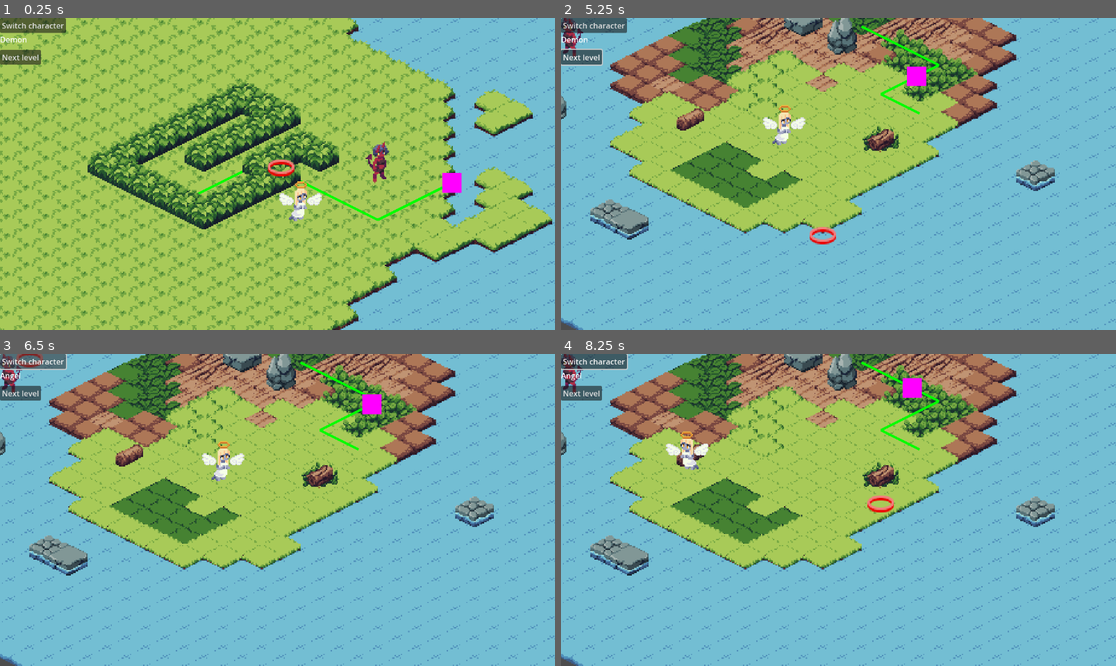
Above: before the commit, frames 1-4 (two rows, left to right).
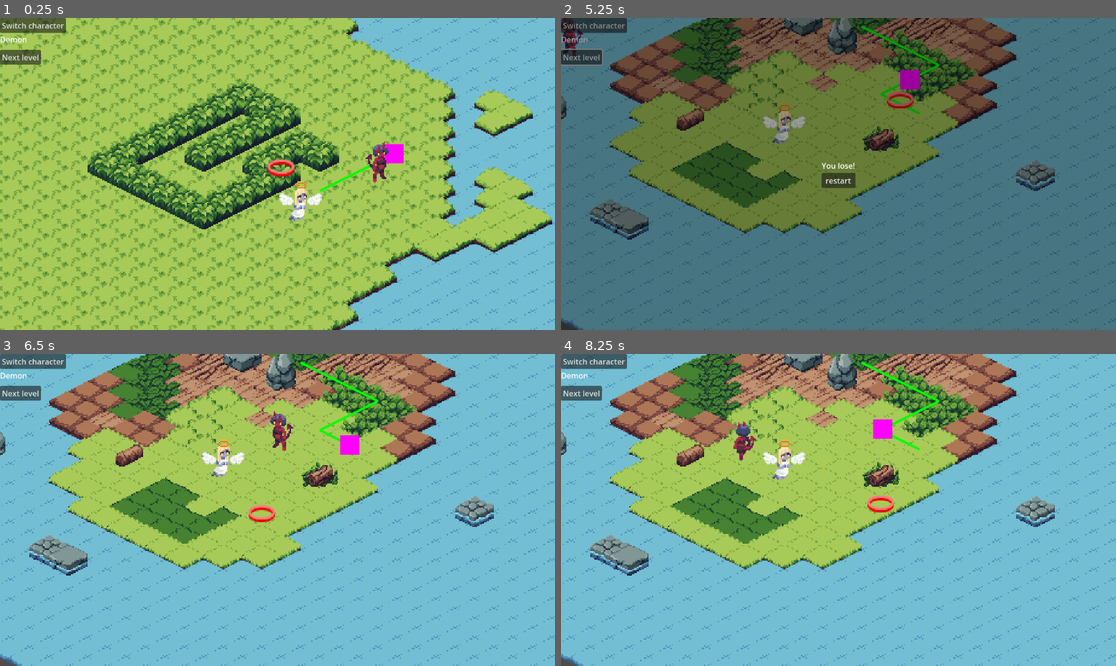
Above: after the commit, the same moments.

Repository: amdevcic/mashup-jam
Game: Godot game, scene res://Scenes/game.tscn
Two runs of this game, one before a commit and one after it. Both use one fixed random seed, a clock stepped at 60 frames per second and the inputs below.
Inputs (mouse positions are in pixels of both pictures, inside the frame that each line leads up to):
- Up to frame 1 (0.25 s): no input
- Up to frame 2 (5.25 s): click "Next level" at 0.5 s; click "Next level" at 1.25 s; click "Next level" at 2 s; tap Enter at 2.75 s; move the mouse to (960, 158) at 2.77 s; tap Shift every 0.75 s from 2.85 to 5.1 s; click (960, 158) at 2.92 s; move the mouse to (727, 189) at 3.52 s; click (727, 189) at 3.67 s; move the mouse to (894, 105) at 4.27 s; click (894, 105) at 4.42 s; move the mouse to (810, 236) at 5.02 s; click (810, 236) at 5.17 s
- Up to frame 3 (6.5 s): click "Switch character" (after the commit: "restart") at 5.75 s
- Up to frame 4 (8.25 s): move the mouse to (1005, 556) at 6.52 s; tap Shift at 6.6, 7.35, 8.1 s; click (1005, 556) at 6.67 s; move the mouse to (672, 463) at 7.27 s; click (672, 463) at 7.42 s; move the mouse to (866, 510) at 8.02 s; click (866, 510) at 8.17 s

The runs differ from the first frame. In frame 1, 0.9% of the frame differs, in the area x 35-84%, y 40-66%; in frame 2, 99%, in the area x 0-100%, y 0-100%; in frame 3, 1.7%; in frame 4, 1.9%.

Commit message:
add win condition and lose condition

Diff:
--- a/Scenes/game.tscn
+++ b/Scenes/game.tscn
@@ -15,9 +15,11 @@
 [sub_resource type="Shortcut" id="Shortcut_f0tn4"]
 events = [SubResource("InputEventKey_sqdon")]
 
-[node name="Game" type="Node2D"]
+[node name="Game" type="Node2D" node_paths=PackedStringArray("loseScreen", "winScreen")]
 y_sort_enabled = true
 script = ExtResource("1_5i71y")
+loseScreen = NodePath("LoseScreen")
+winScreen = NodePath("WinScreen")
 levels = Array[PackedScene]([ExtResource("1_ko1vv"), ExtResource("3_eb2sd")])
 
 [node name="Demon" parent="." instance=ExtResource("2_h300b")]
@@ -53,5 +55,73 @@
 offset_bottom = 97.0
 text = "Next level"
 
+[node name="LoseScreen" type="CanvasLayer" parent="."]
+process_mode = 2
+visible = false
+
+[node name="ColorRect" type="ColorRect" parent="LoseScreen"]
+anchors_preset = 15
+anchor_right = 1.0
+anchor_bottom = 1.0
+grow_horizontal = 2
+grow_vertical = 2
+color = Color(0, 0, 0, 0.384314)
+
+[node name="VBoxContainer" type="VBoxContainer" parent="LoseScreen"]
+anchors_preset = 8
+anchor_left = 0.5
+anchor_top = 0.5
+anchor_right = 0.5
+anchor_bottom = 0.5
+offset_left = -20.0
+offset_top = -20.0
+offset_right = 20.0
+offset_bottom = 20.0
+grow_horizontal = 2
+grow_vertical = 2
+
+[node name="Label" type="Label" parent="LoseScreen/VBoxContainer"]
+layout_mode = 2
+text = "You lose!"
+
+[node name="Button" type="Button" parent="LoseScreen/VBoxContainer"]
+layout_mode = 2
+text = "restart"
+
+[node name="WinScreen" type="CanvasLayer" parent="."]
+process_mode = 2
+visible = false
+
+[node name="ColorRect" type="ColorRect" parent="WinScreen"]
+anchors_preset = 15
+anchor_right = 1.0
+anchor_bottom = 1.0
+grow_horizontal = 2
+grow_vertical = 2
+color = Color(0, 0, 0, 0.384314)
+
+[node name="VBoxContainer" type="VBoxContainer" parent="WinScreen"]
+anchors_preset = 8
+anchor_left = 0.5
+anchor_top = 0.5
+anchor_right = 0.5
+anchor_bottom = 0.5
+offset_left = -20.0
+offset_top = -20.0
+offset_right = 20.0
+offset_bottom = 20.0
+grow_horizontal = 2
+grow_vertical = 2
+
+[node name="Label" type="Label" parent="WinScreen/VBoxContainer"]
+layout_mode = 2
+text = "You win!"
+
+[node name="Button" type="Button" parent="WinScreen/VBoxContainer"]
+layout_mode = 2
+text = "next level"
+
 [connection signal="pressed" from="UI/Button" to="." method="switchCharacter"]
 [connection signal="pressed" from="UI/Button2" to="." method="nextLevel"]
+[connection signal="pressed" from="LoseScreen/VBoxContainer/Button" to="." method="restartCurrentLevel"]
+[connection signal="pressed" from="WinScreen/VBoxContainer/Button" to="." method="nextLevel"]
--- a/Scenes/level.tscn
+++ b/Scenes/level.tscn
@@ -9,8 +9,8 @@
 script = ExtResource("1_4r0ra")
 angelPosition = Vector2i(2, 36)
 demonPosition = Vector2i(6, 36)
-soulPosition = Vector2i(8, 38)
-soulPath = Array[Vector2i]([Vector2i(-4, 0), Vector2i(0, -6), Vector2i(-4, 0)])
+soulPosition = Vector2i(8, 35)
+soulPath = Array[Vector2i]([Vector2i(-4, 0)])
 
 [node name="Ground" type="TileMapLayer" parent="."]
 z_index = -1
--- a/Scripts/game.gd
+++ b/Scripts/game.gd
@@ -1,5 +1,8 @@
 extends Node2D
 class_name Game
+
+@export var loseScreen: CanvasLayer
+@export var winScreen: CanvasLayer
 
 @onready var characters: Array[Player] = [$"Demon", $"Angel"]
 @onready var soul: Node2D = $"Soul"
@@ -14,7 +17,7 @@
 func _ready():
 	loadLevel(currentLevelIndex)
 	characterLabel.text = GetActiveCharacter().name
-	$"Soul".movement.movementFinished.connect(winLevel)
+	soul.movement.movementFinished.connect(winLevel)
 
 func GetActiveCharacter() -> Player:
 	return characters[activeCharacterIndex]
@@ -30,13 +33,35 @@
 	currentLevelIndex += 1
 	level.queue_free()
 	loadLevel(currentLevelIndex)
+	get_tree().paused = false
+	winScreen.visible = false
 
 func loadLevel(index: int) -> void:
 	level = levels[index].instantiate() as Level
 	add_child(level)
 	level.initLevel(characters[0], characters[1], soul)
-	$"Soul".initPath(level.soulPosition, level.soulPath, level.ground)
-	$"Soul".beginMoving()
+	soul.initPath(level.soulPosition, level.soulPath, level.ground)
+	soul.beginMoving()
+
+func _physics_process(_delta):
+	if level.isPositionObstacle(soul.global_position):
+		loseLevel()
+		soul.movement.stop()
 
 func winLevel():
-	print("yippee")
+	if !get_tree().paused:
+		print("yippee")
+		get_tree().paused = true
+		winScreen.visible = true
+
+func loseLevel():
+	if !get_tree().paused:
+		print("oh no")
+		get_tree().paused = true
+		loseScreen.visible = true
+
+func restartCurrentLevel():
+	level.queue_free()
+	loadLevel(currentLevelIndex)
+	loseScreen.visible = false
+	get_tree().paused = false
--- a/Scripts/level.gd
+++ b/Scripts/level.gd
@@ -81,3 +81,7 @@
 
 func getGlobalPositionFromTile(tile: Vector2i):
 	return ground.map_to_local(tile)
+
+func isPositionObstacle(pos: Vector2):
+	var mappos = ground.local_to_map(pos)
+	return astarGrid.is_point_solid(mappos)
--- a/Scripts/soul.gd
+++ b/Scripts/soul.gd
@@ -2,7 +2,10 @@
 
 @export var movement: TilemapMovement
 
+signal onDeath
+
 func beginMoving():
+	movement.speed = 0.2
 	movement.start()
 
 func initPath(startPosition: Vector2i, path: Array[Vector2i], tilemap: TileMapLayer):
--- a/Scripts/tilemap_movement.gd
+++ b/Scripts/tilemap_movement.gd
@@ -21,10 +21,12 @@
 	elif moveQueue.size() > 0: #next tile in list
 		moveQueue.pop_front()
 
-
-
 func queueMovement(tiles: Array[Vector2]):
 	moveQueue = tiles
 
 func start():
 	moving = true
+
+func stop():
+	moving = false
+	moveQueue.clear
